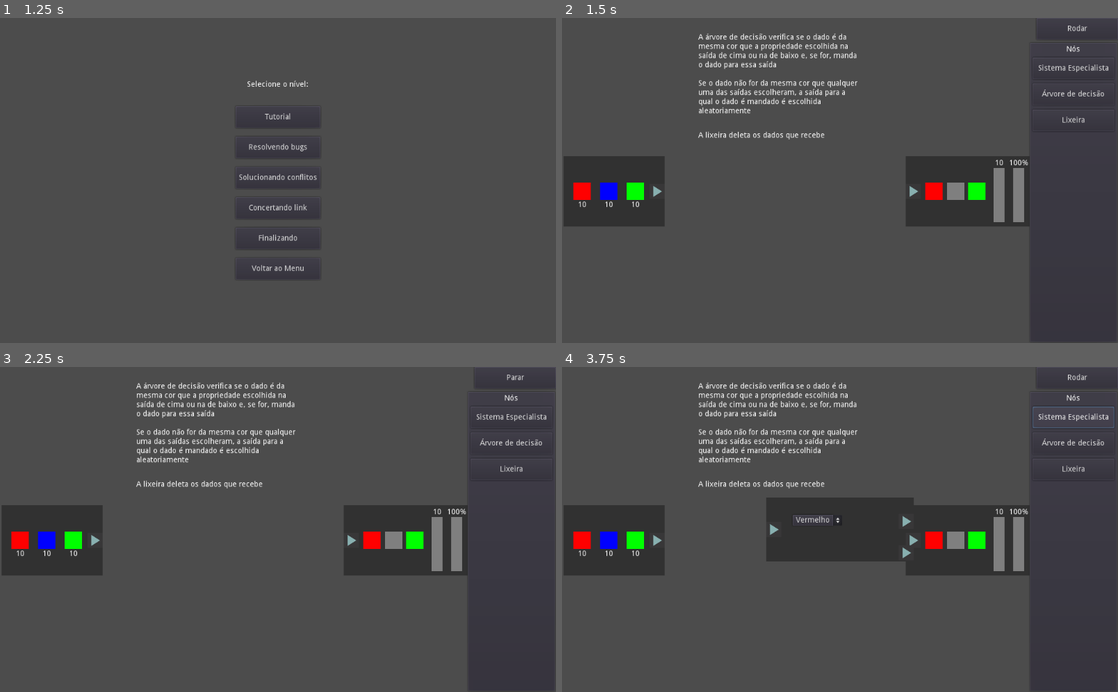
Above: before the commit, frames 1-4 (two rows, left to right).
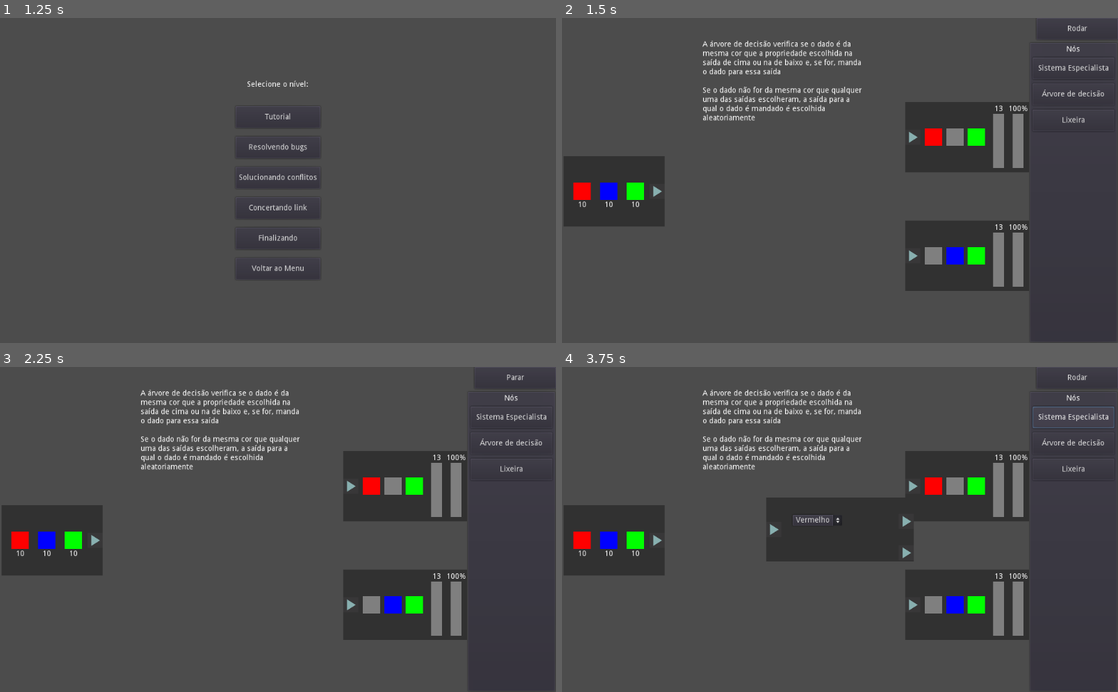
Above: after the commit, the same moments.

Repository: susankizawa/pi-jogos-logicos
Game: Godot game, scene res://Main.tscn
Same seed, same stepped clock (60 frames per second), same inputs: the game is played once before the commit and once after it. The engine's default icon, where the game draws it, is replaced by a stand-in: a white triangle on a blue panel in a dark square.
Inputs:
- Up to frame 1 (1.25 s): click "Começar" at 0.5 s
- Up to frame 2 (1.5 s): click "Resolvendo bugs" at 1.25 s
- Up to frame 3 (2.25 s): click "Rodar" at 2 s
- Up to frame 4 (3.75 s): click "Parar" at 2.75 s; click "Sistema Especialista" at 3.5 s

Frame 1 is identical in both runs. In frame 2, 14% of the frame differs, in the area x 24-84%, y 4-84%; in frame 3, 14%; in frame 4, 14%.

Commit message:
Modificações nos níveis

Diff:
--- a/Levels/Level1.tscn
+++ b/Levels/Level1.tscn
@@ -12,28 +12,15 @@
 
 [node name="UI" parent="CanvasLayer" instance=ExtResource( 2 )]
 
-[node name="texto" type="Node2D" parent="."]
-position = Vector2( 96, 320 )
-z_index = -50
-
-[node name="Label" type="Label" parent="texto"]
-margin_left = 155.0
-margin_top = -291.0
-margin_right = 455.0
-margin_bottom = -141.0
+[node name="Label" type="Label" parent="CanvasLayer"]
+margin_left = 259.0
+margin_top = 42.0
+margin_right = 559.0
+margin_bottom = 192.0
 rect_min_size = Vector2( 300, 0 )
 text = "A árvore de decisão verifica se o dado é da mesma cor que a propriedade escolhida na saída de cima ou na de baixo e, se for, manda o dado para essa saída
 
 Se o dado não for da mesma cor que qualquer uma das saídas escolheram, a saída para a qual o dado é mandado é escolhida aleatoriamente"
-autowrap = true
-
-[node name="Label2" type="Label" parent="texto"]
-margin_left = 155.0
-margin_top = -110.0
-margin_right = 455.0
-margin_bottom = 40.0
-rect_min_size = Vector2( 300, 0 )
-text = "A lixeira deleta os dados que recebe"
 autowrap = true
 __meta__ = {
 "_edit_use_anchors_": false
@@ -46,9 +33,16 @@
 wait_time = 0.5
 
 [node name="Saida1" parent="." instance=ExtResource( 3 )]
-position = Vector2( 747, 320 )
+position = Vector2( 746, 220 )
+num_min_dados = 13
 exige_vermelho = true
 exige_verde = true
+
+[node name="Saida2" parent="." instance=ExtResource( 3 )]
+position = Vector2( 746, 439 )
+num_min_dados = 13
+exige_verde = true
+exige_azul = true
 
 [node name="GameOver" type="Timer" parent="."]
 wait_time = 30.0
@@ -59,3 +53,4 @@
 
 [editable path="Entrada"]
 [editable path="Saida1"]
+[editable path="Saida2"]
--- a/Levels/Level3.tscn
+++ b/Levels/Level3.tscn
@@ -25,6 +25,7 @@
 
 [node name="Saida2" parent="." instance=ExtResource( 3 )]
 position = Vector2( 745, 439 )
+num_min_dados = 20
 exige_verde = true
 exige_azul = true
 
